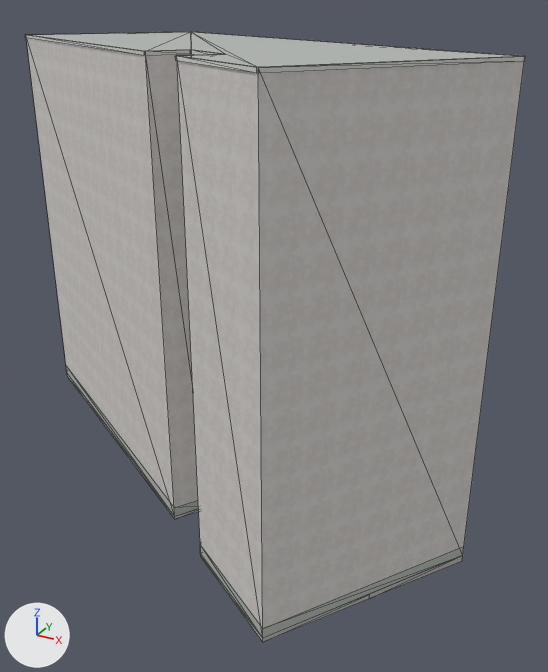
One commit to the Blender file assets/blender/buildings/osm-way-159388519.blend: the scene before it, then after it.
Both versions are drawn from a 50 mm camera at (14.3, -21.9, 16.2) aimed at (2.2, 0.1, 5.2). The lights are fixed; the arrows at lower left show +X, +Y and +Z. The older version comes first. Mesh edges are drawn as thin lines.

Objects in the first picture: 'building foundation 159388519', 'reality 159388519 near reality aged pale plaster', 'reality 159388519 near reality concrete plinth', 'reality 159388519 near reality flat weathered roof', 'reality 159388519 near reality pale aluminum sill'.
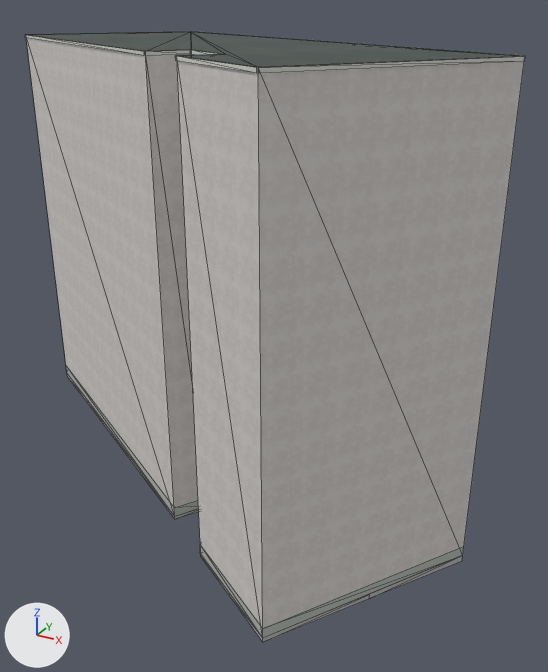
Location of each change, (x1, y1, x2, y2) in pixels of the pictures (548 x 672 px):
'reality 159388519 near reality flat weathered roof', surface changed (darker)
    both: (30, 32, 517, 67)
part 1 of me_reality_159388519_near_reality_pale_aluminum_sill, reshaped
    both: (30, 32, 518, 70)

Patch to the scene script:
```diff
--- a/assets/blender/buildings/osm-way-159388519.blend.py
+++ b/assets/blender/buildings/osm-way-159388519.blend.py
@@ img_roof_normal_png @@
+img_roof_normal_png = load_image('roof-normal.png', '../../../public/models/architecture/textures/roof-normal.png', 256, 256, 'Non-Color')
@@ img_roof_color_png @@
+img_roof_color_png = load_image('roof-color.png', '../../../public/models/architecture/textures/roof-color.png', 256, 256, 'sRGB')
@@ mat_reality_flat_weathered_roof @@
 mat_reality_flat_weathered_roof = bpy.data.materials.new('reality flat weathered roof')
-# nodes: BsdfPrincipled, OutputMaterial
-# colours: grey #b3b7b4
+# nodes: BsdfPrincipled, MixRGB, NormalMap, OutputMaterial, TexImage x2
+# colours: white #ffffff
+# uses the picture img_roof_color_png
+# uses the picture img_roof_normal_png
@@ me_reality_159388519_near_reality_pale_aluminum_sill @@
 # used by ob_reality_159388519_near_reality_pale_aluminum_sill; parent = ob_osm_way_159388519; location = (0.0, 0.0, 0.0)
-me_reality_159388519_near_reality_pale_aluminum_sill.from_pydata(...)  # 32 vertices, 16 faces; spans x -10.1..10.2, y -8.1..8.2, z 14.9..15.0
+me_reality_159388519_near_reality_pale_aluminum_sill.from_pydata(...)  # 64 vertices, 32 faces; spans x -10.1..10.2, y -8.1..8.2, z 14.9..15.0
+# me_reality_159388519_near_reality_pale_aluminum_sill part 1
+# 16 faces are deleted
+# 32 vertices are added at x -10.1..10.2, y -8.1..8.2, z 15.0
+# 32 new faces join them
 me_reality_159388519_near_reality_pale_aluminum_sill.materials.append(mat_reality_pale_aluminum_sill)
```
